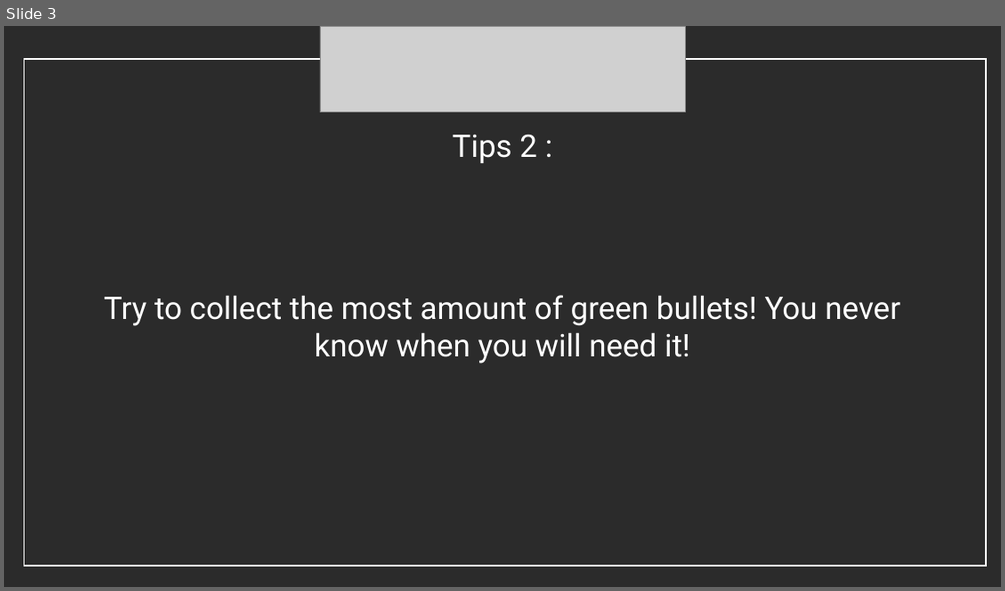
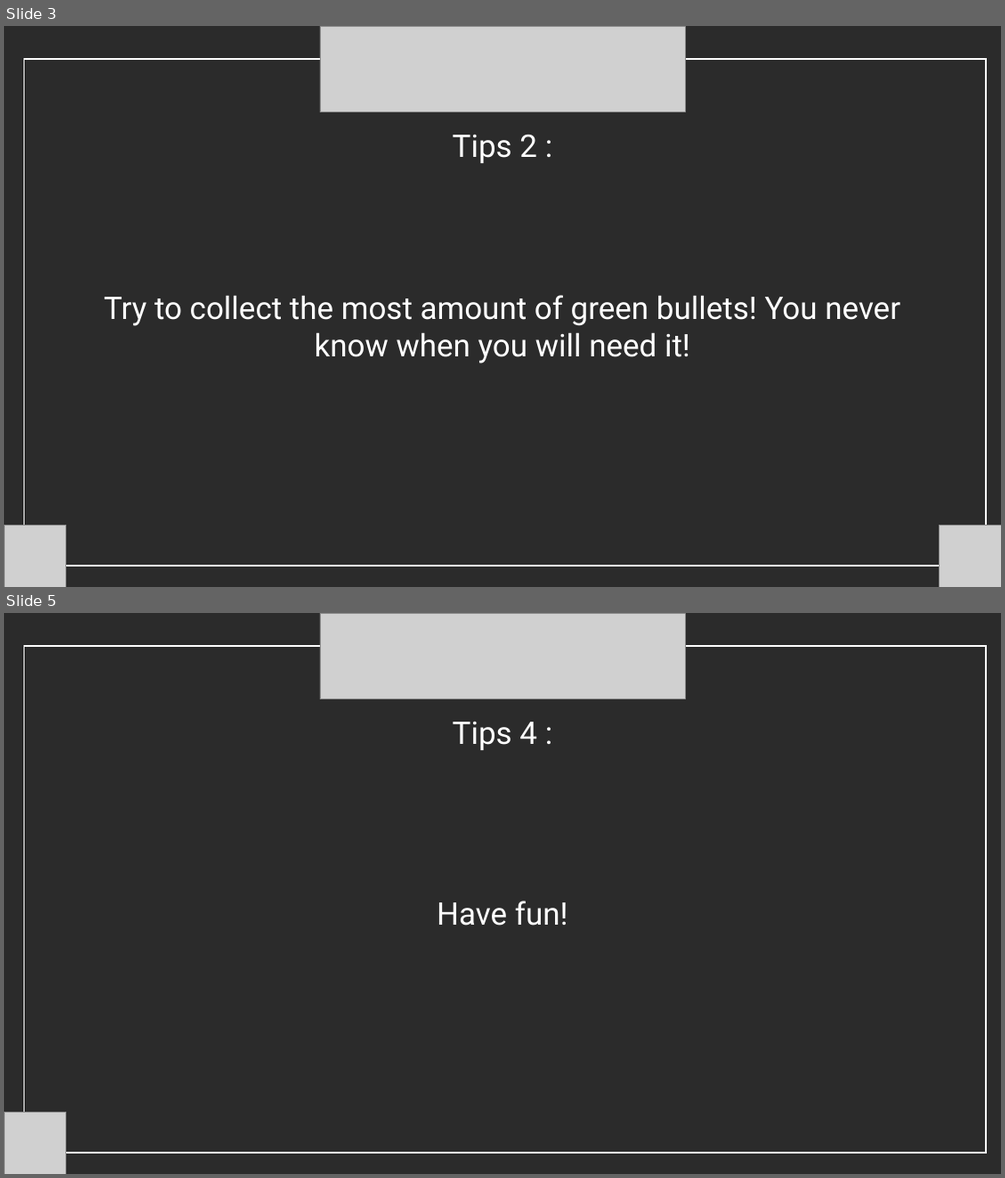
Before and after one commit to alexispros2008-lang/Projet-de-programmation-orient-e-objet, a slide deck: images/drawingTheTutorial.pptx. Shown one above the other, each under a label of ours: slide 3 before the commit, slides 3 and 5 after it; the slides between them are not shown. The pictures are 1005x591 and 1005x1178 pixels, drawn with LibreOffice and Linux fonts; fonts in the diff are those of the drawing; grey boxes stand for pictures; background and template pictures are left out; a plain dark background stands for a picture behind light text. Boxes give left, top, right and bottom in pixels: in the first picture for what was removed or moved away, otherwise in the second. Text is boxed around its words. In the diff, an @@ line names an element or a change of style, - is before the commit and + after.

```diff
--- a/images/drawingTheTutorial.pptx
+++ b/images/drawingTheTutorial.pptx
@@ slide 5 added at bbox=[4, 613, 1001, 1174], background picture (left out) @@
@@ picture added at bbox=[320, 613, 685, 699] @@
@@ rectangle added at bbox=[24, 646, 986, 1152], outline #FFFFFF 1.5 pt @@
@@ text added at bbox=[453, 722, 537, 750], 30 pt, text #FFFFFF @@
+Tips 4 :
@@ text added at bbox=[437, 900, 568, 925], 30 pt, text #FFFFFF @@
+Have fun!
@@ picture added at bbox=[4, 1111, 66, 1174] @@
@@ slide 3 changed as well @@
@@ picture added at bbox=[4, 524, 66, 587] @@
@@ picture added at bbox=[938, 524, 1001, 587] @@
```
Also in this commit, not shown: 2 other slides changed, 1 other slide added, 16 other files.
